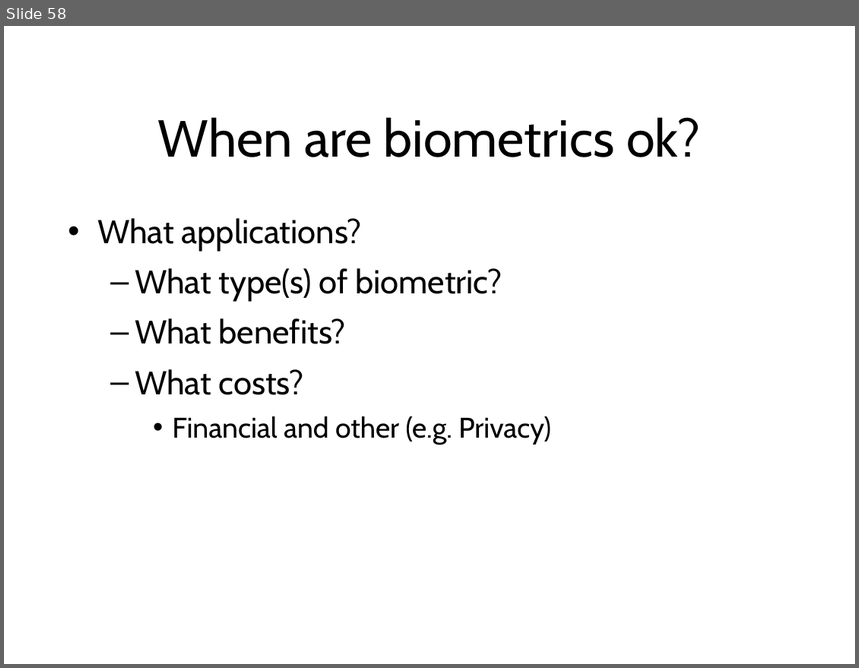
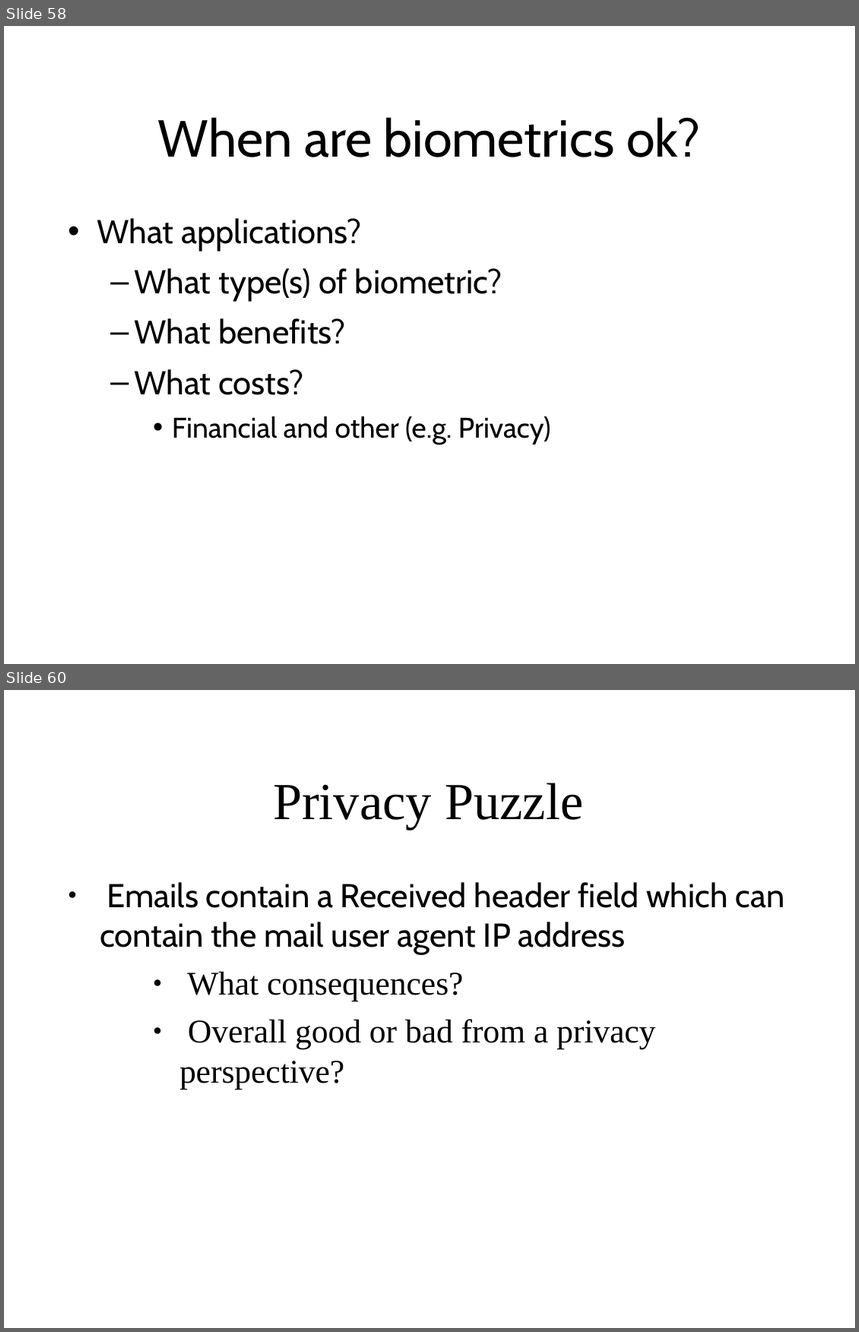
Before and after one commit to sftcd/cs7053, a slide deck: 2016lectures/02-concepts.ppt. Shown one above the other, each under a label of ours: slide 58 before the commit, slides 58 and 60 after it; the slides between them are not shown. The pictures are 859x668 and 859x1332 pixels, drawn with LibreOffice and Linux fonts; fonts in the diff are those of the drawing. Boxes give left, top, right and bottom in pixels: in the first picture for what was removed or moved away, otherwise in the second. Text is boxed around its words. In the diff, an @@ line names an element or a change of style, - is before the commit and + after.

```diff
--- a/2016lectures/02-concepts.ppt
+++ b/2016lectures/02-concepts.ppt
@@ slide 60 added at (4,690,855,1328), background #FFFFFF @@
@@ title added at (273,783,583,830), 44 pt, text #000000 @@
+Privacy Puzzle
@@ text added at (100,882,785,1089), 28 pt, text #000000 @@
+● Emails contain a Received header field which can contain the mail user agent IP address
+  ● What consequences?
+  ● Overall good or bad from a privacy perspective?
```
Also in this commit, not shown: 43 other slides changed, 1 other slide added.
